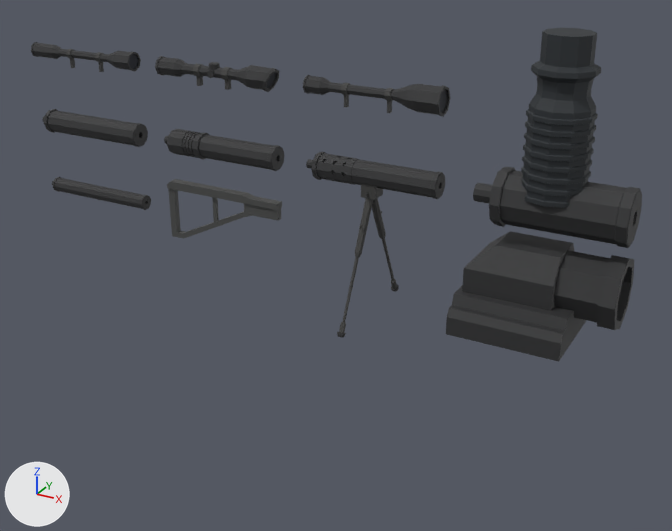
A saved change to the glTF model assets/weapons/_survey/E.glb.
Rendered twice from a camera (50 mm lens) standing at (5.2, -5.41, 1.42) and looking at (2.18, 0.08, -1.32). The lights are fixed; the arrows at lower left show +X, +Y and +Z. The picture after the commit comes second.

Objects in the first picture: 'm0', 'm1', 'm10', 'm11', 'm2', 'm3', 'm4', 'm5', 'm6', 'm7', 'm8', 'm9'.
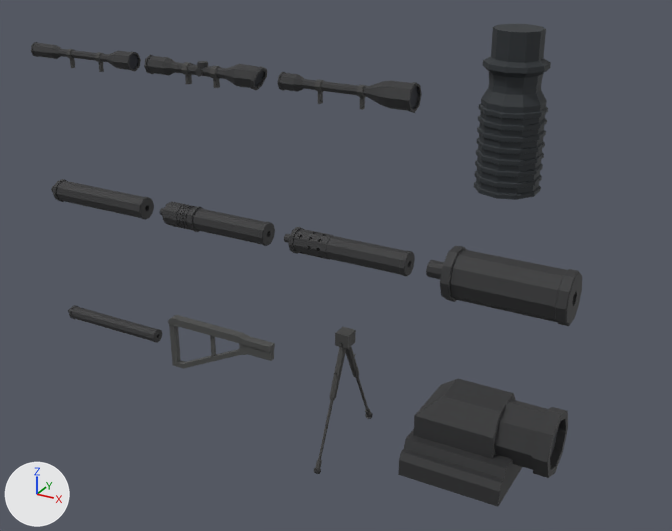
Pixel boxes [x1, y1, x2, y2] of what changed, in the pictures (672 x 531 px):
'm11', moved
    before: [446, 231, 634, 362]
    after: [398, 379, 568, 507]
'm3', moved
    before: [521, 28, 601, 208]
    after: [474, 24, 551, 200]
'm7', moved
    before: [473, 167, 642, 248]
    after: [426, 246, 582, 326]
'm6', moved
    before: [306, 152, 445, 199]
    after: [284, 227, 415, 276]
'm5', moved
    before: [164, 129, 285, 171]
    after: [160, 202, 275, 246]
'm9', moved
    before: [167, 179, 282, 239]
    after: [168, 315, 275, 369]
'm4', moved
    before: [42, 109, 148, 147]
    after: [51, 179, 154, 220]
'm2', moved
    before: [303, 75, 450, 117]
    after: [277, 72, 422, 113]
'm10', moved
    before: [337, 184, 399, 337]
    after: [314, 327, 373, 474]
'm1', moved
    before: [155, 56, 279, 92]
    after: [144, 55, 267, 90]
'm8', moved
    before: [52, 177, 151, 210]
    after: [68, 305, 162, 343]

The change, as a diff of the scene's bpy script:
```diff
--- a/assets/weapons/_survey/E.glb.py
+++ b/assets/weapons/_survey/E.glb.py
@@ ob_m1 @@
 ob_m1 = bpy.data.objects.new('m1', me_cylinder_048)
-ob_m1.location = (1.232, 0.0, -0.081)
+ob_m1.location = (1.132, 0.0, -0.081)
@@ ob_m2 @@
 ob_m2 = bpy.data.objects.new('m2', me_cylinder_043)
-ob_m2.location = (2.458, 0.0, -0.094)
+ob_m2.location = (2.258, 0.0, -0.094)
@@ ob_m3 @@
 ob_m3 = bpy.data.objects.new('m3', me_cylinder_042)
-ob_m3.location = (3.75, 0.0, -0.134)
+ob_m3.location = (3.45, 0.0, -0.134)
@@ ob_m4 @@
 ob_m4 = bpy.data.objects.new('m4', me_cylinder_006)
-ob_m4.location = (-0.445, 0.0, -0.55)
+ob_m4.location = (-0.445, 0.0, -1.15)
@@ ob_m5 @@
 ob_m5 = bpy.data.objects.new('m5', me_cylinder_008)
-ob_m5.location = (0.792, 0.0, -0.55)
+ob_m5.location = (0.692, 0.0, -1.15)
@@ ob_m6 @@
 ob_m6 = bpy.data.objects.new('m6', me_cylinder_057)
-ob_m6.location = (2.047, 0.0, -0.55)
+ob_m6.location = (1.847, 0.0, -1.15)
@@ ob_m7 @@
 ob_m7 = bpy.data.objects.new('m7', me_cylinder_056)
-ob_m7.location = (3.361, 0.0, -0.55)
+ob_m7.location = (3.061, 0.0, -1.15)
@@ ob_m8 @@
 ob_m8 = bpy.data.objects.new('m8', me_cylinder_054)
-ob_m8.location = (-0.459, 0.0, -1.1)
+ob_m8.location = (-0.459, 0.0, -2.3)
@@ ob_m9 @@
 ob_m9 = bpy.data.objects.new('m9', me_cube_199)
-ob_m9.location = (1.73, 0.0, -0.946)
+ob_m9.location = (1.63, 0.0, -2.146)
@@ ob_m10 @@
 ob_m10 = bpy.data.objects.new('m10', me_cube_049)
-ob_m10.location = (2.505, 0.0, -0.666)
+ob_m10.location = (2.305, 0.0, -1.866)
@@ ob_m11 @@
 ob_m11 = bpy.data.objects.new('m11', me_cube_201)
-ob_m11.location = (3.552, 0.0, -1.304)
+ob_m11.location = (3.252, 0.0, -2.504)
```
